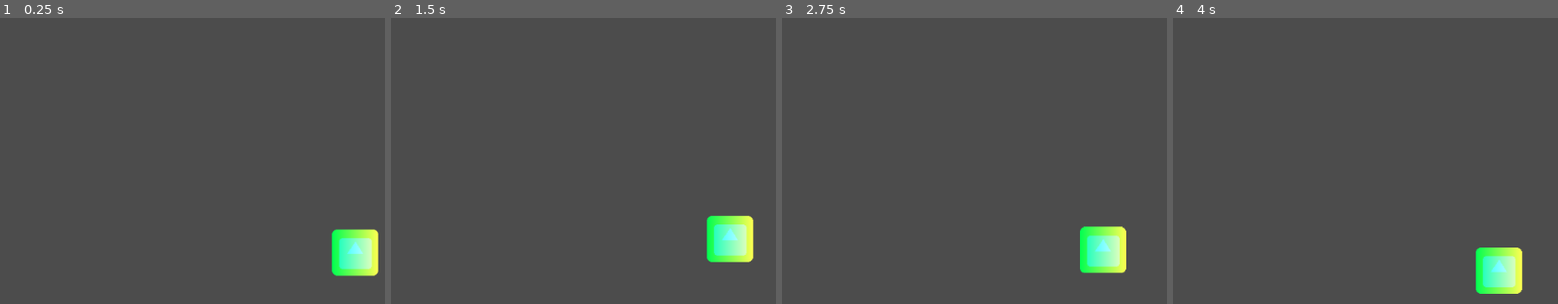
Above: before the commit, frames 1-4 (left to right).
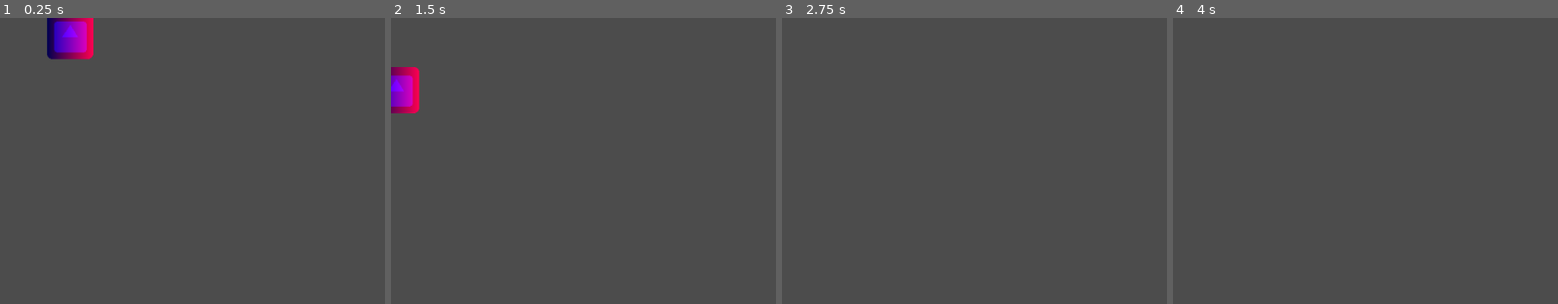
Above: after the commit, the same moments.

Repository: J-Gann/Computer-Games
Game: Godot game, scene res://Sprite.tscn
The game is run twice, just before and just after one commit, with the same random seed, the same clock (stepped at 60 frames per second) and the same inputs. Before the commit the project starts from res://Node2D.tscn. The engine's default icon, where the game draws it, is replaced by a stand-in: a white triangle on a blue panel in a dark square.
Inputs:
- Up to frame 1 (0.25 s): no input
- Up to frame 2 (1.5 s): no input
- Up to frame 3 (2.75 s): no input
- Up to frame 4 (4 s): no input

The runs differ from the first frame. In frame 1, 3.7% of the frame differs, in the area x 12-99%, y 0-91%; in frame 2, 3.2%; in frame 3, 2.0%; in frame 4, 2.0%.
Error before the commit: Invalid get index 'get_' (on base: 'ShaderMaterial'). (res://main.gd:11)

Commit message:
finish ex05

Diff:
--- a/ex05/main.gd
+++ b/ex05/Sprite.gd
@@ -1,6 +1,6 @@
 extends Sprite
 
-var shad = material.get_shader_param("green")
+var direction = Vector2.UP
 # Declare member variables here. Examples:
 # var a = 2
 # var b = "text"
@@ -8,9 +8,9 @@
 
 # Called when the node enters the scene tree for the first time.
 func _ready():
-	material.get_.g = 0.0
+	material.set_shader_param("green", 0.0)
 
 
 # Called every frame. 'delta' is the elapsed time since the previous frame.
-#func _process(delta):
-#	pass
+func _process(delta):
+	pass
--- a/ex05/Node2D.tscn
+++ b/ex05/Sprite.tscn
@@ -1,32 +1,25 @@
 [gd_scene load_steps=5 format=2]
 
 [ext_resource path="res://icon.png" type="Texture" id=1]
-[ext_resource path="res://main.gd" type="Script" id=2]
+[ext_resource path="res://Sprite.gd" type="Script" id=2]
 
 [sub_resource type="Shader" id=1]
 code = "shader_type canvas_item;
-
 uniform float green = 1.0;
-
-void fragment(){
+void fragment() {
 	COLOR = texture(TEXTURE, UV);
-	COLOR.r = UV.r;
+	COLOR.r = UV[0];
 	COLOR.g = green;
 }
-
 void vertex() {
-  VERTEX += vec2(cos(TIME)*25.0, sin(TIME)*-25.0);
-}
-"
+	VERTEX += vec2(cos(TIME)*100.0, sin(TIME)*100.0);
+}"
 
 [sub_resource type="ShaderMaterial" id=2]
 shader = SubResource( 1 )
 shader_param/green = 1.0
 
-[node name="Node2D" type="Node2D"]
-position = Vector2( 467, 331 )
-
-[node name="Sprite" type="Sprite" parent="."]
+[node name="Sprite" type="Sprite"]
 material = SubResource( 2 )
 texture = ExtResource( 1 )
 script = ExtResource( 2 )
--- a/ex05/project.godot
+++ b/ex05/project.godot
@@ -10,8 +10,8 @@
 
 [application]
 
-config/name="ex05"
-run/main_scene="res://Node2D.tscn"
+config/name="Ex 05"
+run/main_scene="res://Sprite.tscn"
 config/icon="res://icon.png"
 
 [physics]
